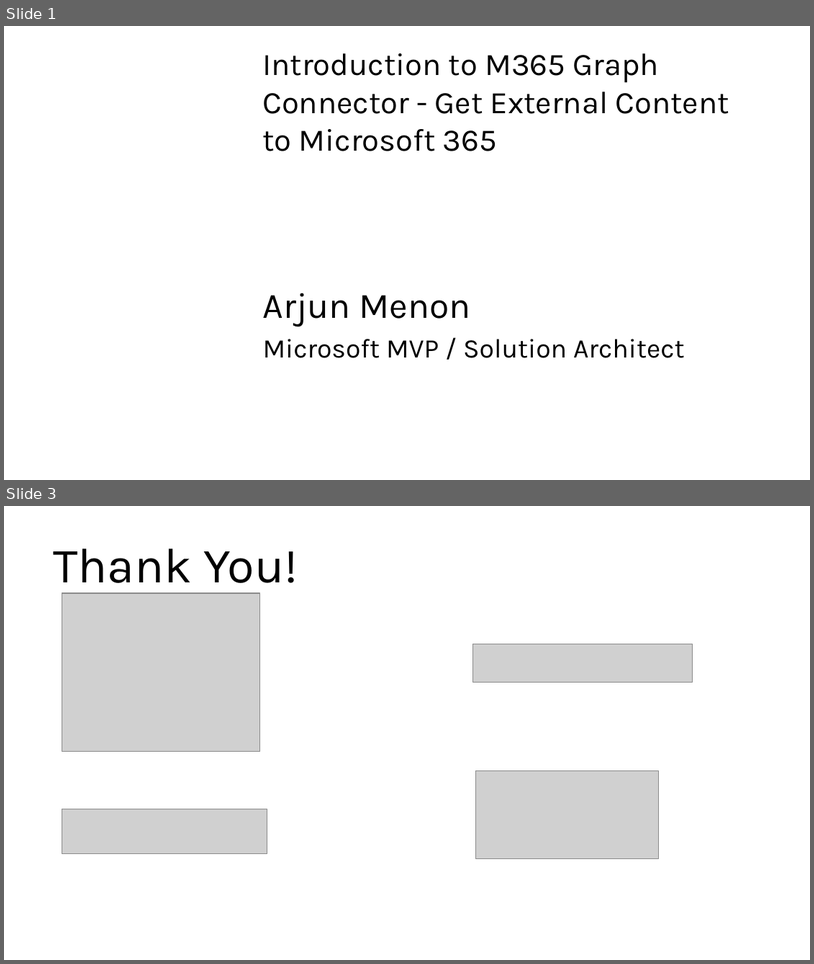
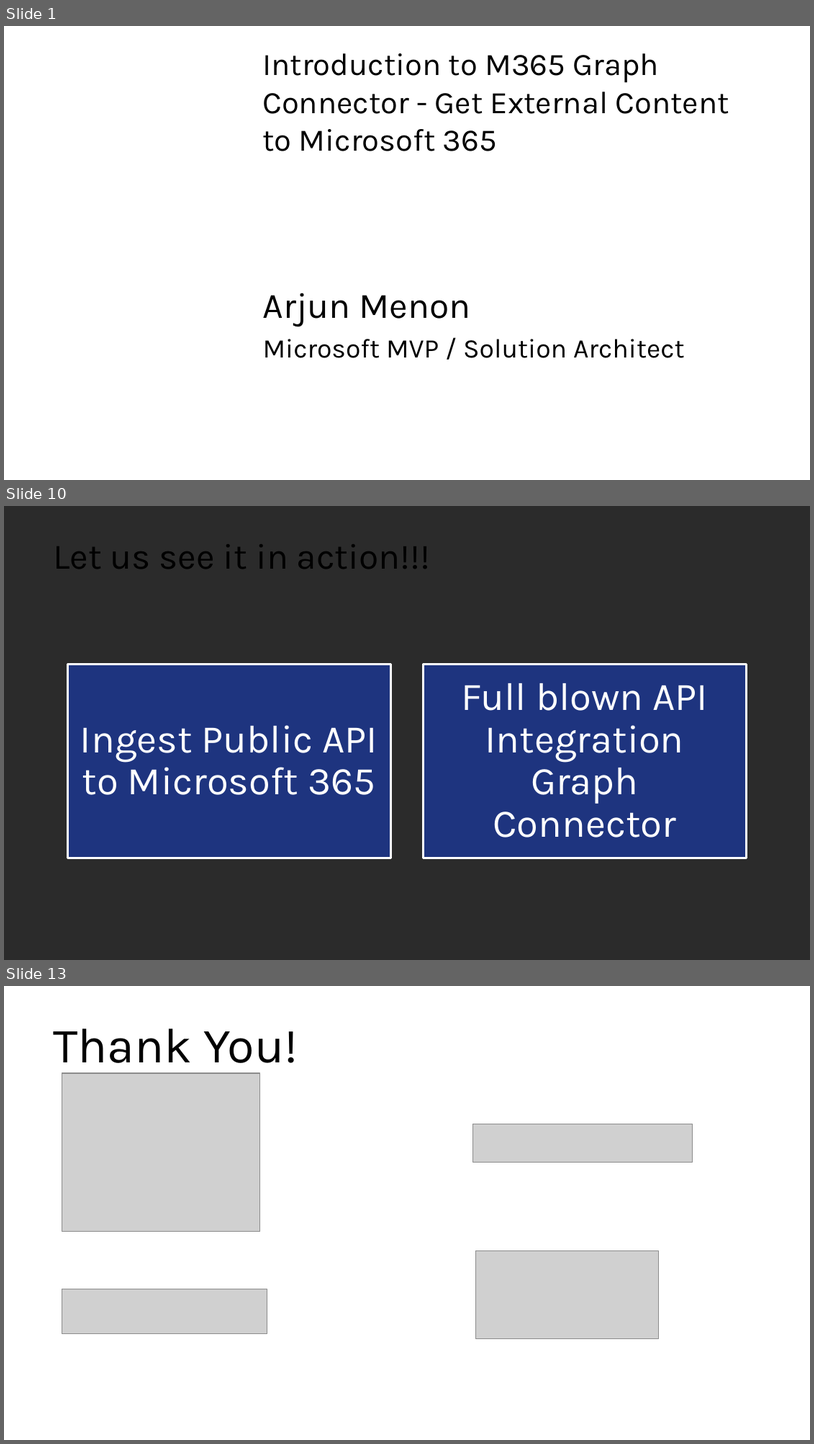
Before and after one commit to arjunumenon/expertsliveindia-2024, a slide deck: deck/ArjunMenon-IntroGraphConnector.pptx. Shown one above the other, each under a label of ours: slides 1 and 3 before the commit, slides 1, 10 and 13 after it; the slides between them are not shown. The pictures are 814x964 and 814x1444 pixels, drawn with LibreOffice and Linux fonts; fonts in the diff are those of the drawing; grey boxes stand for pictures; background and template pictures are left out; a plain dark background stands for a picture behind light text. Boxes give left, top, right and bottom in pixels: in the first picture for what was removed or moved away, otherwise in the second. Text is boxed around its words. In the diff, an @@ line names an element or a change of style, - is before the commit and + after.

```diff
--- a/deck/ArjunMenon-IntroGraphConnector.pptx
+++ b/deck/ArjunMenon-IntroGraphConnector.pptx
@@ slide 10 added at (4,506,810,960), background picture (left out) @@
@@ title added at (53,544,430,569), 32 pt, text #000000 @@
+Let us see it in action!!!
@@ group added at (67,664,747,858): 2 rectangles, 2 texts @@
+Ingest Public API to Microsoft 365
+Full blown API Integration Graph Connector
@@ what was slide 3 is now slide 13 @@
```
Also in this commit, not shown: 1 slide changed, 9 other slides added, 5 other files.
